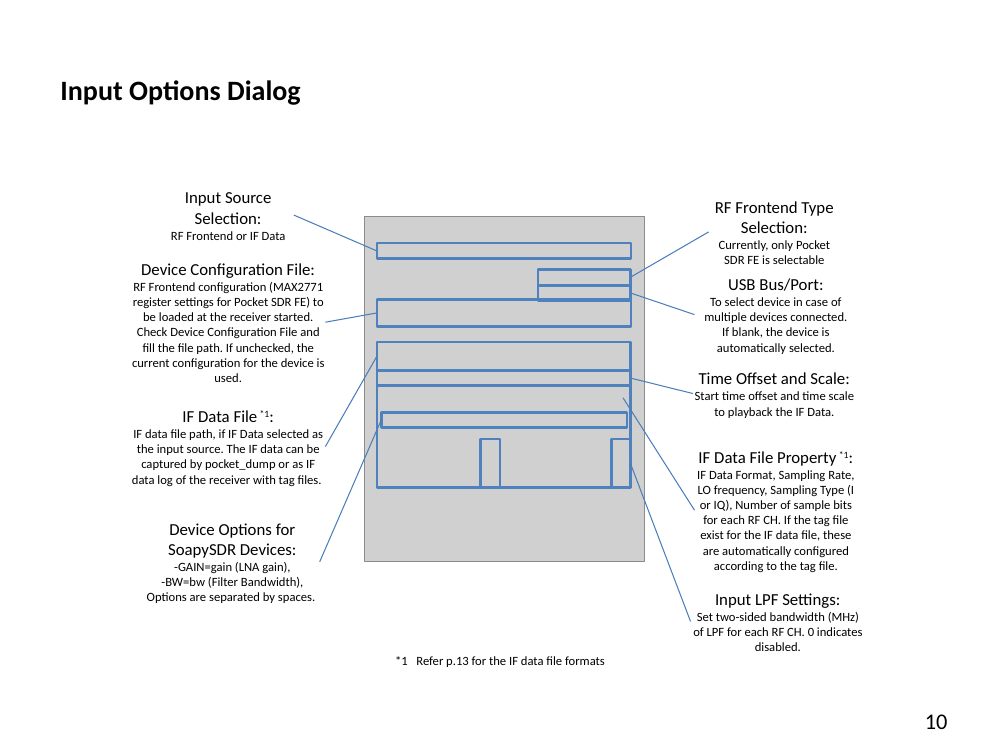
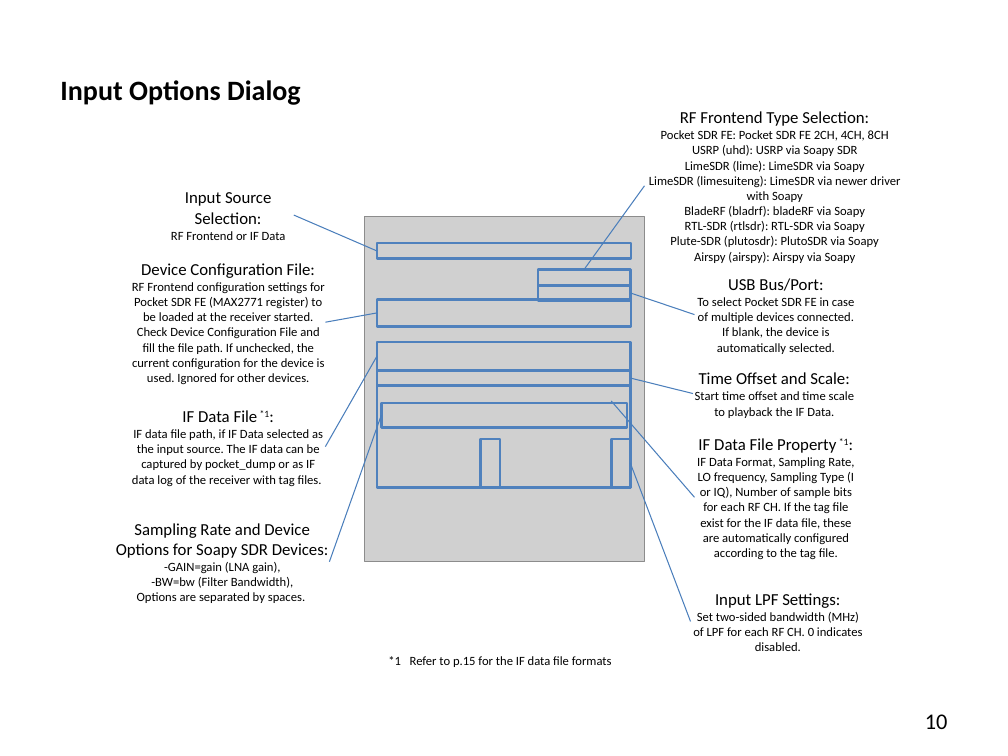
Before and after one commit to tomojitakasu/PocketSDR, a slide deck: slide 10 of doc/pocket_sdr_help.pptx. Drawn at 1008x756 pixels with LibreOffice and Linux fonts; fonts in the diff are those of the drawing; grey boxes stand for pictures. Boxes give left, top, right and bottom in pixels: in the first picture for what was removed or moved away, otherwise in the second. Text is boxed around its words. In the diff, an @@ line names an element or a change of style, - is before the commit and + after.

Commit message:
Update Input Options Dialog.

```diff
--- a/doc/pocket_sdr_help.pptx
+++ b/doc/pocket_sdr_help.pptx
@@ text "RF Frontend Type Selection:": place and size @@
-text "RF Frontend Type Selection:" at (715,201,833,264)
+text "RF Frontend Type Selection:" at (649,111,900,263)
@@ text at (649,130,900,263): text changed @@
-Currently, only Pocket SDR FE is selectable
+Pocket SDR FE: Pocket SDR FE 2CH, 4CH, 8CH
+USRP (uhd): USRP via Soapy SDR
+LimeSDR (lime): LimeSDR via Soapy
+LimeSDR (limesuiteng): LimeSDR via newer driver with Soapy
+BladeRF (bladrf): bladeRF via Soapy
+RTL-SDR (rtlsdr): RTL-SDR via Soapy
+Plute-SDR (plutosdr): PlutoSDR via Soapy
+Airspy (airspy): Airspy via Soapy
@@ line moved from (630, 277) - (709, 232) to (585, 269) - (644, 185) @@
@@ text at (132,282,325,384): text changed @@
-RF Frontend configuration (MAX2771 register settings for Pocket SDR FE) to be loaded at the receiver started. Check Device Configuration File and fill the file path. If unchecked, the current configuration for the device is used.
+RF Frontend configuration settings for Pocket SDR FE (MAX2771 register) to be loaded at the receiver started. Check Device Configuration File and fill the file path. If unchecked, the current configuration for the device is used. Ignored for other devices.
@@ text at (697,297,855,323): text changed @@
-To select device in case of multiple devices connected.
+To select Pocket SDR FE in case of multiple devices connected.
@@ line moved from (320, 561) - (381, 420) to (330, 561) - (381, 415) @@
@@ rectangle: place and size @@
-rectangle at (381,412,627,427)
+rectangle at (381,403,627,427)
@@ line moved from (623, 398) - (695, 510) to (611, 401) - (695, 497) @@
@@ text "IF Data File Property *1:": place and size @@
-text "IF Data File Property *1:" at (697,451,854,572)
+text "IF Data File Property *1:" at (697,438,854,559)
@@ text "Sampling Rate and Device Options ...": place and size @@
-text "Sampling Rate and Device Options ..." at (147,523,315,603)
+text "Sampling Rate and Device Options ..." at (116,523,328,603)
@@ text at (116,523,328,573): text changed @@
-Device Options for SoapySDR Devices:
--GAIN=gain (LNA gain),
+Sampling Rate and Device Options for Soapy SDR Devices:
+-GAIN=gain (LNA gain),
@@ text at (388,656,612,667): text changed @@
-*1 Refer p.13 for the IF data file formats
+*1 Refer to p.15 for the IF data file formats
```
Also in this commit, not shown: 1 other file.
